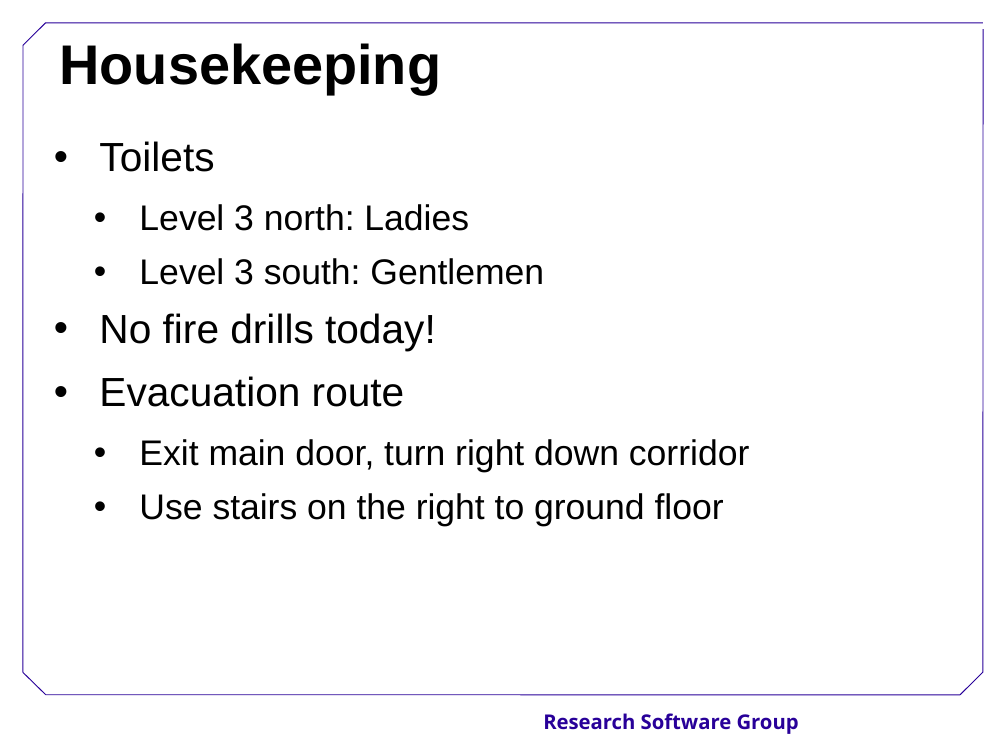
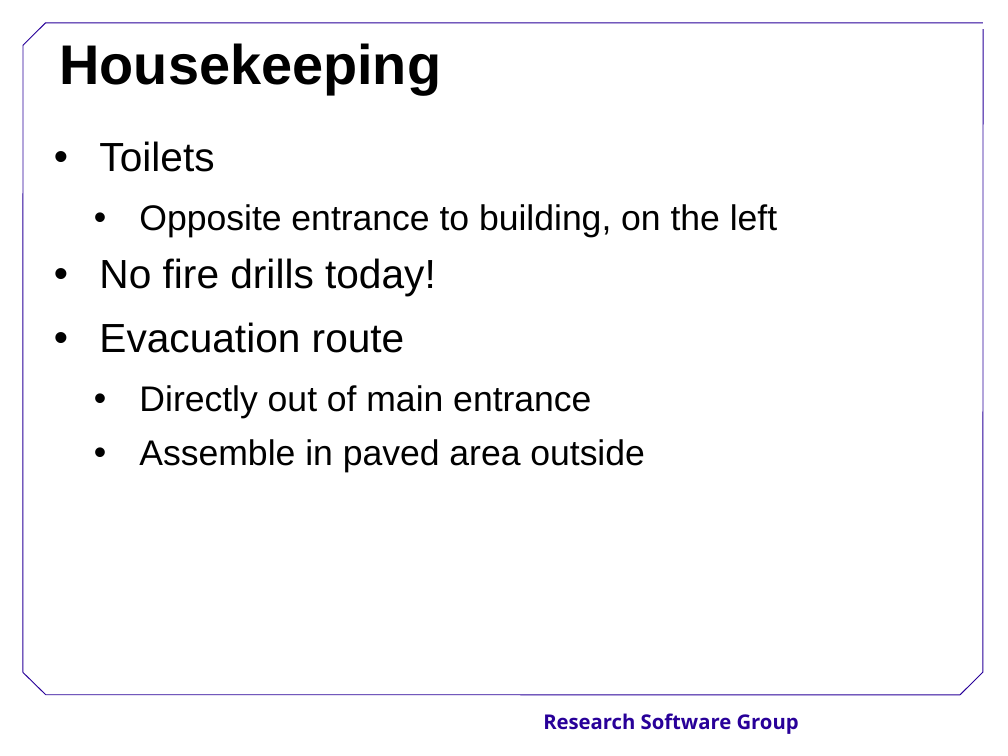
Before and after one commit to Southampton-RSG/2015-12-15-Southampton, a slide deck: slide 25 of welcome/SoftwareCarpentryIntro.ppt. Drawn at 1008x756 pixels with LibreOffice and Linux fonts; fonts in the diff are those of the drawing; background and template pictures are left out. Boxes give left, top, right and bottom in pixels: in the first picture for what was removed or moved away, otherwise in the second. Text is boxed around its words. In the diff, an @@ line names an element or a change of style, - is before the commit and + after.

```diff
--- a/welcome/SoftwareCarpentryIntro.ppt
+++ b/welcome/SoftwareCarpentryIntro.ppt
@@ text at box(139, 204, 777, 237): text changed @@
-  • Level 3 north: Ladies
-  • Level 3 south: Gentlemen
+  • Opposite entrance to building, on the left
@@ text at box(139, 385, 645, 472): text changed @@
-  • Exit main door, turn right down corridor
-  • Use stairs on the right to ground floor
+  • Directly out of main entrance
+  • Assemble in paved area outside
```
Also in this commit, not shown: 6 other slides changed.
